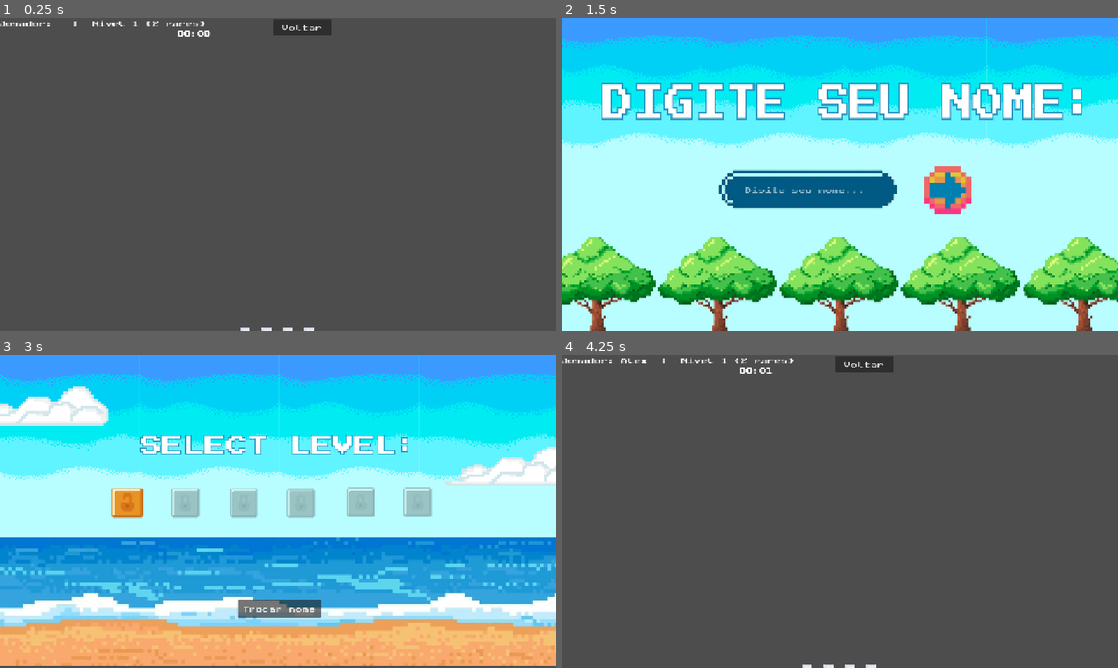
Above: before the commit, frames 1-4 (two rows, left to right).
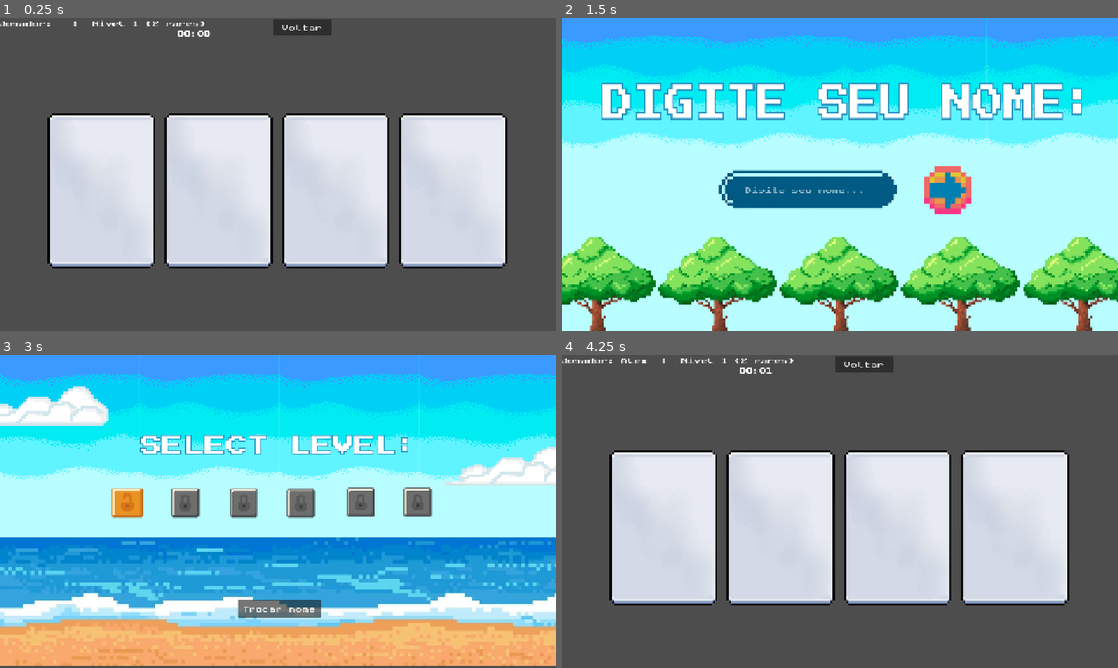
Above: after the commit, the same moments.

Repository: yaraalmeidaz/memory-game
Game: Godot game, scene res://scenes/levels/Level1.tscn
Same seed, same stepped clock (60 frames per second), same inputs: the game is played once before the commit and once after it. This scene is started directly instead of the project's main scene.
Inputs (mouse positions are in pixels of both pictures, inside the frame that each line leads up to):
- Up to frame 1 (0.25 s): no input
- Up to frame 2 (1.5 s): click "Voltar" at 0.5 s; click "Trocar nome" at 1.25 s
- Up to frame 3 (3 s): click (250, 527) at 2.02 s; type "Alex" at 2.1 s; click (383, 524) at 2.75 s
- Up to frame 4 (4.25 s): click (695, 502) at 3.5 s

The runs differ from the first frame. In frame 1, 38% of the frame differs, in the area x 8-92%, y 30-100%; in frame 2, nothing differs; in frame 3, 2.4%; in frame 4, 38%.

Commit message:
Fix UI do jogo e ícones do LevelSelect

Diff:
--- a/memory-game/scenes/game/Card.tscn
+++ b/memory-game/scenes/game/Card.tscn
@@ -90,7 +90,7 @@
 }
 
 [sub_resource type="RectangleShape2D" id="RectangleShape2D_1"]
-size = Vector2(725, 1102)
+size = Vector2(421, 593)
 
 [node name="Card" type="Node2D"]
 script = ExtResource("1")
--- a/memory-game/scenes/game/Game.tscn
+++ b/memory-game/scenes/game/Game.tscn
@@ -12,9 +12,14 @@
 script = ExtResource("1")
 
 [node name="TopBar" type="Control" parent="."]
-anchors_preset = 0
+anchors_preset = 13
 anchor_right = 1.0
-anchor_bottom = 1.0
+anchor_bottom = 0.0
+offset_left = 0.0
+offset_top = 0.0
+offset_right = 0.0
+offset_bottom = 44.0
+mouse_filter = 1
 
 [node name="Info" type="Label" parent="TopBar"]
 custom_minimum_size = Vector2(520, 0)
--- a/memory-game/scripts/card/Card.gd
+++ b/memory-game/scripts/card/Card.gd
@@ -118,9 +118,10 @@
 	if matched:
 		return
 	if event is InputEventMouseButton and event.button_index == MOUSE_BUTTON_LEFT and event.pressed:
-		var w: float = 725.0 * scale.x
-		var h: float = 1102.0 * scale.y
-		var rect := Rect2(Vector2(-w * 0.5, -h * 0.5), Vector2(w, h))
+		var base_size := Vector2(421.0, 593.0)
+		if card_back != null and card_back.texture != null:
+			base_size = card_back.texture.get_size()
+		var rect := Rect2(-base_size * 0.5, base_size)
 		var local := to_local(get_global_mouse_position())
 		if rect.has_point(local):
 			pressed.emit(self)
--- a/memory-game/scripts/ui/GameScene.gd
+++ b/memory-game/scripts/ui/GameScene.gd
@@ -17,15 +17,14 @@
 var _total_cards := 0
 var _matched_cards := 0
 
-const _CARD_BASE_SIZE: Vector2 = Vector2(725.0, 1102.0)
 const _PREFERRED_COLUMNS: Array[int] = [6, 5, 4, 3, 2]
 const _MARGIN_X: float = 16.0
 const _MARGIN_Y: float = 12.0
+const _CARD_BASE_SIZE: Vector2 = Vector2(421, 593)
+
 
 func _ready() -> void:
 	overlay.visible = false
-	overlay.mouse_filter = Control.MOUSE_FILTER_IGNORE
-	overlay_label.mouse_filter = Control.MOUSE_FILTER_IGNORE
 	_start_msec = Time.get_ticks_msec()
 	_first = null
 	_second = null
@@ -36,7 +35,9 @@
 	var pairs := GameState.get_pairs_for_level(level)
 	info_label.text = "Jogador: %s  |  Nível %d (%d pares)" % [GameState.player_name, level + 1, pairs]
 
-	_build_board(pairs)
+	# Monta o tabuleiro depois que o layout inicial (TopBar/anchors) foi calculado,
+	# senão o TopBar pode reportar um tamanho gigante e empurrar as cartas pra fora.
+	call_deferred("_build_board", pairs)
 
 
 func _input(event: InputEvent) -> void:
@@ -97,7 +98,10 @@
 
 	# layout
 	var vp: Vector2 = get_viewport_rect().size
-	var top_reserved: float = maxf(70.0, $TopBar.size.y + 10.0)
+	# Em alguns layouts o TopBar pode iniciar com size.y muito grande antes do layout estabilizar.
+	# Limitamos para manter o tabuleiro visível.
+	var top_bar_h: float = clampf($TopBar.size.y, 0.0, 120.0)
+	var top_reserved: float = maxf(70.0, top_bar_h + 10.0)
 	var area_w: float = vp.x
 	var area_h: float = vp.y - top_reserved
 	# gap adaptativo: mantém “respiro” mas usa bem a tela
--- a/memory-game/scripts/ui/LevelSelect.gd
+++ b/memory-game/scripts/ui/LevelSelect.gd
@@ -101,6 +101,12 @@
 		# Remove o "botão cinza" padrão e deixa só a imagem.
 		btn.flat = true
 		btn.focus_mode = Control.FOCUS_NONE
+		# Mantém o ícone com cor total mesmo quando o botão está disabled.
+		var _white := Color(1, 1, 1, 1)
+		btn.add_theme_color_override("icon_normal_color", _white)
+		btn.add_theme_color_override("icon_hover_color", _white)
+		btn.add_theme_color_override("icon_pressed_color", _white)
+		btn.add_theme_color_override("icon_disabled_color", _white)
 		btn.add_theme_stylebox_override("normal", _empty_style)
 		btn.add_theme_stylebox_override("hover", _empty_style)
 		btn.add_theme_stylebox_override("pressed", _empty_style)
